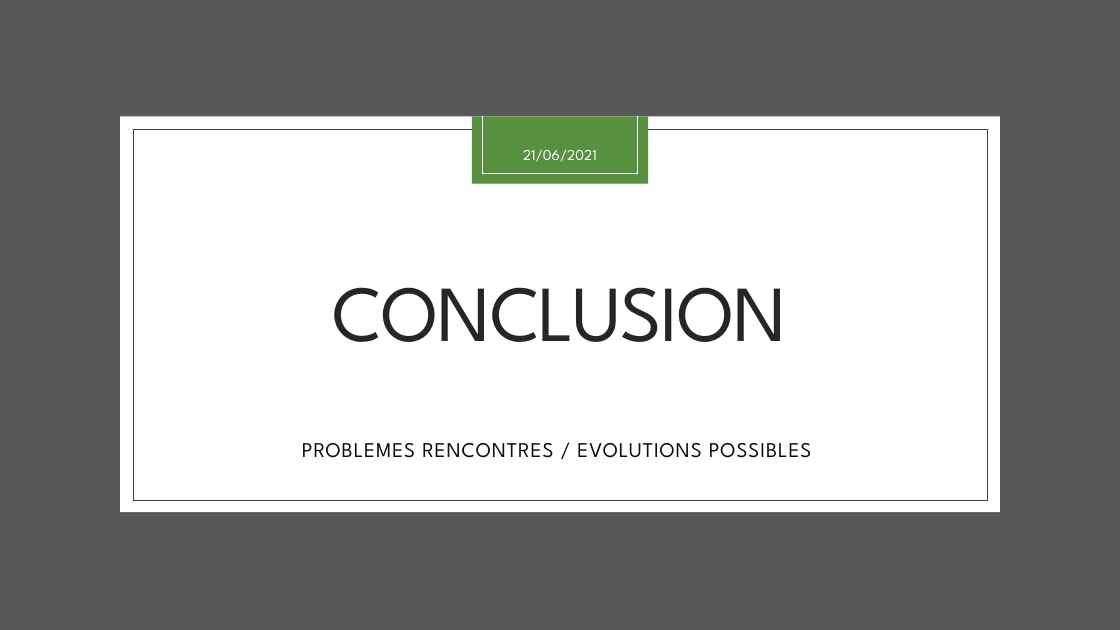
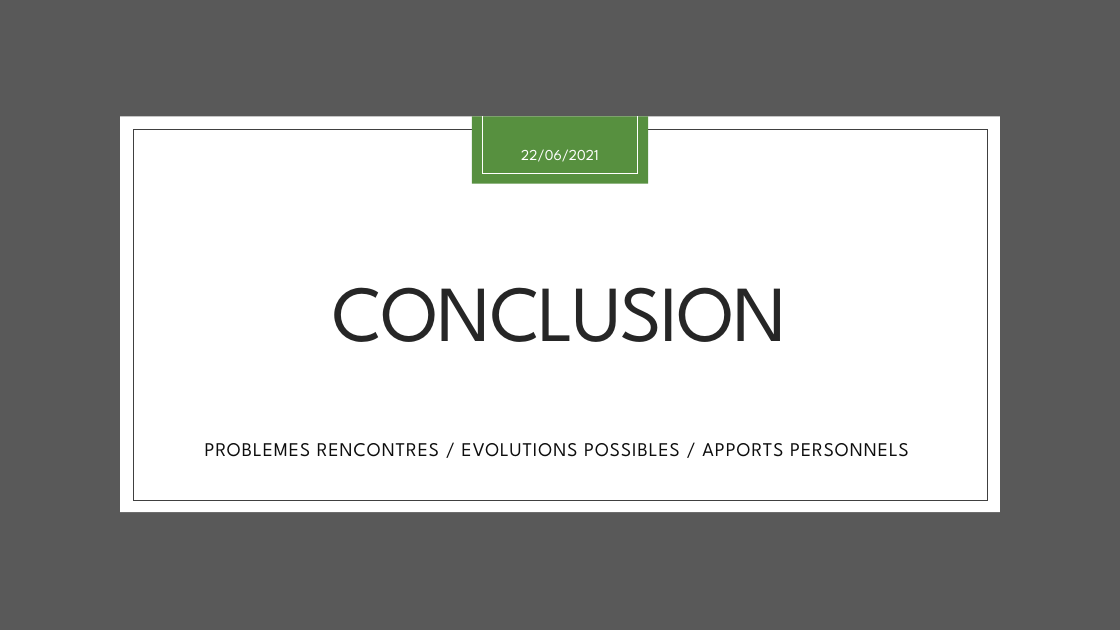
Before and after one commit to aiekick/ProjectStationMeteo, a slide deck: slide 29 of doc/StationMeteo_Soutenance.pptx (slide 9 before the commit). Drawn at 1120x630 pixels with LibreOffice and Linux fonts; fonts in the diff are those of the drawing. Boxes give left, top, right and bottom in pixels: in the first picture for what was removed or moved away, otherwise in the second. Text is boxed around its words. In the diff, an @@ line names an element or a change of style, - is before the commit and + after.

```diff
--- a/doc/StationMeteo_Soutenance.pptx
+++ b/doc/StationMeteo_Soutenance.pptx
@@ text at bbox=[521, 149, 599, 162]: text changed @@
-21/06/2021
+22/06/2021
@@ subtitle at bbox=[205, 443, 909, 457]: text changed; size 18 to 16.6 pt @@
-PROBLEMES RENCONTRES / EVOLUTIONS POSSIBLES
+PROBLEMES RENCONTRES / EVOLUTIONS POSSIBLES / APPORTS PERSONNELS
```
Also in this commit, not shown: 8 other slides changed, 20 slides added, 2 other files.
